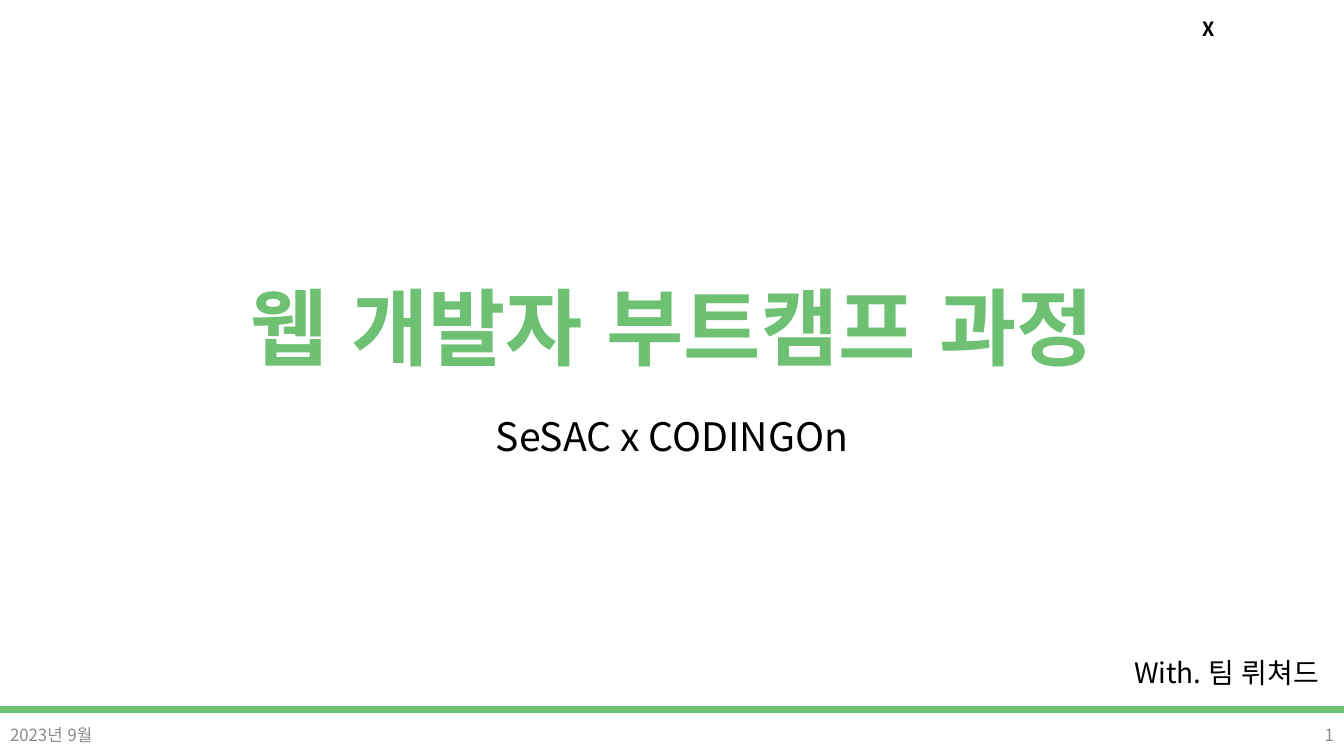
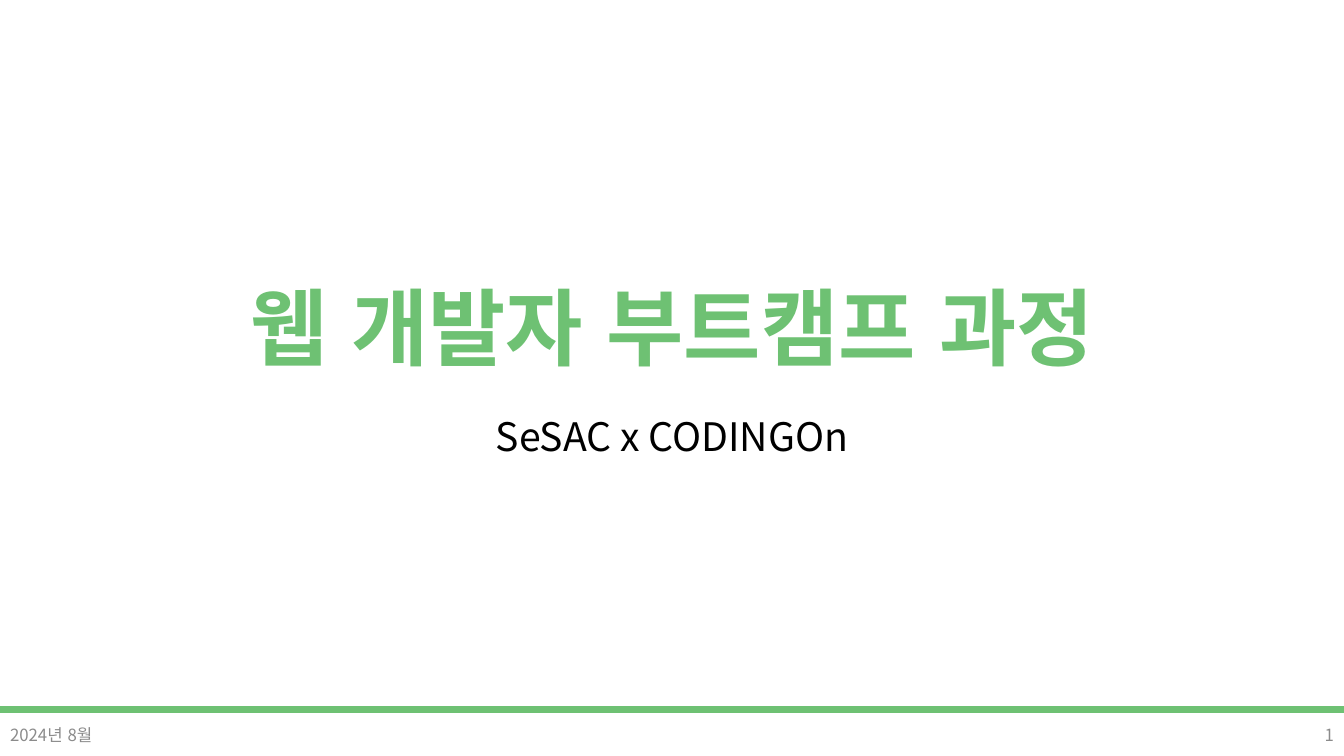
Before and after one commit to DevDamon0527/SeSAC_Yeongdeungpo_Campus_6th, a slide deck: slide 1 of material/[SeSAC_YDP_6] 25_React_Event_handling.pptx. Drawn at 1344x756 pixels with LibreOffice and Linux fonts; fonts in the diff are those of the drawing; background and template pictures are left out. Boxes give left, top, right and bottom in pixels: in the first picture for what was removed or moved away, otherwise in the second. Text is boxed around its words. In the diff, an @@ line names an element or a change of style, - is before the commit and + after.

```diff
--- a/material/[SeSAC_YDP_6] 25_React_Event_handling.pptx
+++ b/material/[SeSAC_YDP_6] 25_React_Event_handling.pptx
@@ text removed at (1202,21,1214,36) @@
-X
@@ text removed at (1134,659,1319,686) @@
-With. 팀 뤼쳐드
@@ text at (10,727,93,742): text changed @@
-2023년 9월
+2024년 8월
```
Also in this commit, not shown: 10 other slides changed, 2 slides removed, 4 other files.
